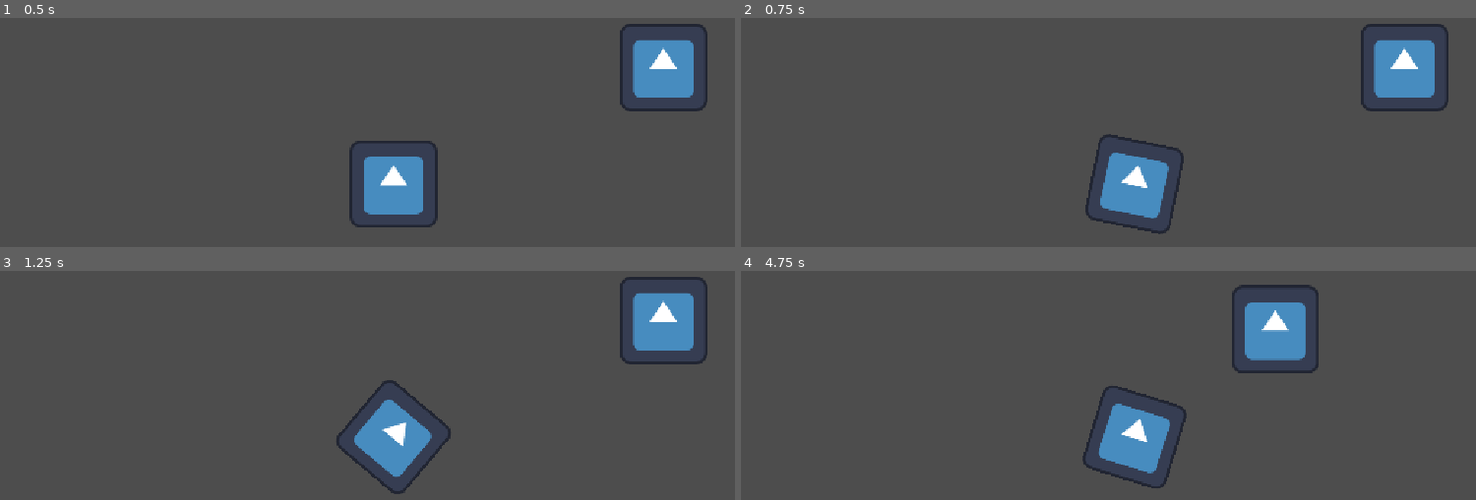
Above: before the commit, frames 1-4 (two rows, left to right).
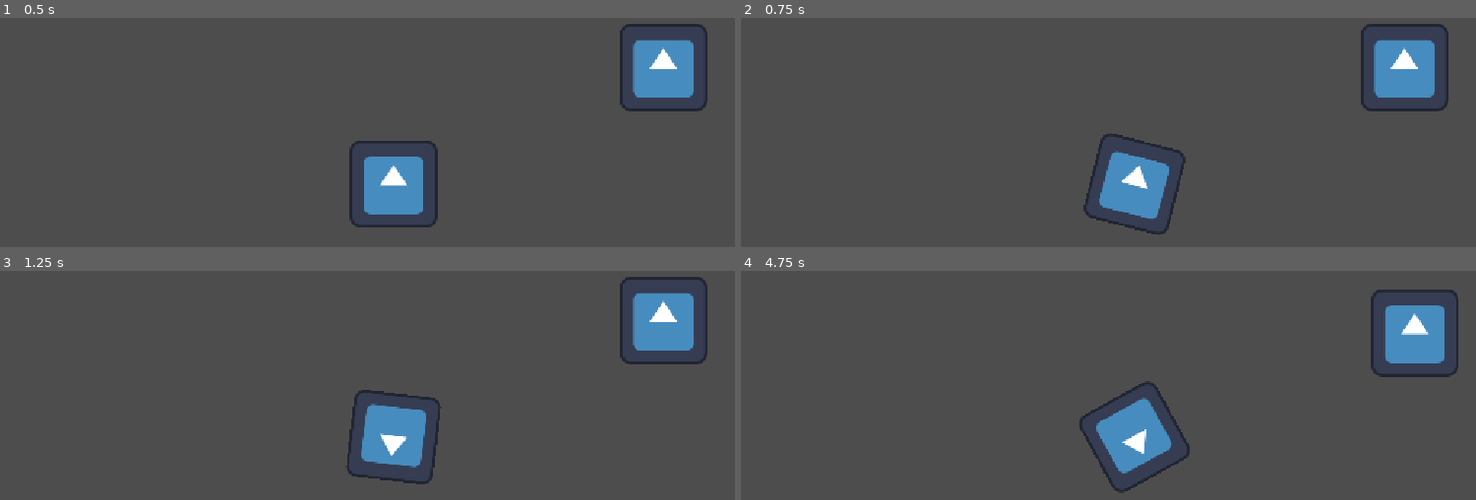
Above: after the commit, the same moments.

Repository: Mxylsptlk/godot-sandbox
Game: Godot game, scene res://scenes/test.tscn
Two runs of this game, one before a commit and one after it. Both use one fixed random seed, a clock stepped at 60 frames per second and the inputs below. The engine's default icon, where the game draws it, is replaced by a stand-in: a white triangle on a blue panel in a dark square.
Inputs:
- Up to frame 1 (0.5 s): no input
- Up to frame 2 (0.75 s): tap Enter at 0.5 s; hold D (move_right) from 0.53 s (still down)
- Up to frame 3 (1.25 s): keep holding D (move_right)
- Up to frame 4 (4.75 s): release D (move_right) at 1.28 s; hold S (move_down) 1.28-2.03 s; hold D (move_right) 2.03-2.78 s; hold W (move_up) 2.78-3.53 s; hold A (move_left) from 3.53 s (still down)

Frame 1 is identical in both runs. In frame 2, 0.4% of the frame differs, in the area x 46-61%, y 50-95%; in frame 3, 1.9%; in frame 4, 7.3%, in the area x 46-98%, y 6-97%.

Commit message:
Adding rotation

Diff:
--- a/physics-etude/scenes/Ship.tscn
+++ b/physics-etude/scenes/Ship.tscn
@@ -16,6 +16,13 @@
 mass = 100.0
 metadata/_custom_type_script = "uid://dvwp0lcrjqftl"
 
+[sub_resource type="Resource" id="Resource_bl13t"]
+script = ExtResource("3_ky8oh")
+Isp = 250.0
+burn_rate_lps = 1.0
+mass = 10.0
+metadata/_custom_type_script = "uid://dkeaiati0y6m0"
+
 [sub_resource type="Resource" id="Resource_jgha0"]
 script = ExtResource("3_ky8oh")
 mass = 25.0
@@ -25,6 +32,7 @@
 script = ExtResource("2_qq457")
 hull = SubResource("Resource_qq457")
 thrusters = SubResource("Resource_jgha0")
+stearing_thrusters = SubResource("Resource_bl13t")
 metadata/_custom_type_script = "uid://blkgeu3qgr7c3"
 
 [node name="Ship" type="CharacterBody2D" unique_id=1906630847]
--- a/physics-etude/src/Player.gd
+++ b/physics-etude/src/Player.gd
@@ -9,5 +9,7 @@
 	if inputs.y < 0:
 		#print(inputs)
 		ship.accelerate(delta)
-
-	ship.rotate(inputs.x * delta)
+	if abs(inputs.x) > 0:
+		print(inputs.x)
+		ship.accelerate_rotation(inputs.x, delta)
+	#ship.rotate(inputs.x * delta)
--- a/physics-etude/src/Ship.gd
+++ b/physics-etude/src/Ship.gd
@@ -9,11 +9,14 @@
 @onready var collision: CollisionShape2D = $collision
 
 var mass: float = 0
+var wet_mass: float = 0
+var rotational_velocity: float = 0
 
 func get_total_mass() -> void:
 	mass = (
 		loadout.hull.mass +
-		loadout.thrusters.mass
+		loadout.thrusters.mass +
+		loadout.stearing_thrusters.mass
 	)
 
 func _ready():
@@ -23,20 +26,31 @@
 	print("Confirming thrusters: ", is_instance_valid(loadout.thrusters))
 
 func _physics_process(delta: float) -> void:
+	wet_mass = fuel_l + mass
 	#print(velocity)
+	self.rotate(rotational_velocity)
 	var collision = move_and_collide(velocity * delta)
 	if collision:
 		velocity = velocity.bounce(collision.get_normal())
 
+func dry_mass(burn_rate: float, delta: float) -> float:
+	var fuel_burn = min(fuel_l, burn_rate * delta)
+	fuel_l -= fuel_burn
+	return wet_mass - fuel_burn
+
+func get_dv(dry_mass: float) -> float:
+	return loadout.thrusters.Isp * log(wet_mass / dry_mass) * PX_PER_M
+
 func accelerate(delta: float) -> bool:
 	if fuel_l == 0:
 		return false
-	var wet_mass = fuel_l + mass
-	var fuel_burn = min(fuel_l, loadout.thrusters.burn_rate_lps * delta)
-	var dry_mass = wet_mass - fuel_burn
-	var dv = loadout.thrusters.Isp * log(wet_mass / dry_mass) * PX_PER_M
+	var dv = get_dv(dry_mass(loadout.thrusters.burn_rate_lps, delta))
 	dv = Vector2(0, -dv).rotated(rotation)
 	velocity += dv
-	fuel_l -= fuel_burn
 	print(fuel_l, velocity)
 	return true
+
+func accelerate_rotation(dir: int, delta: float) -> void:
+	var dv = get_dv(dry_mass(loadout.stearing_thrusters.burn_rate_lps, delta))
+	rotational_velocity += dir * dv / mass
+	print(rotational_velocity)
--- a/physics-etude/src/ship_attr/ShipLoadout.gd
+++ b/physics-etude/src/ship_attr/ShipLoadout.gd
@@ -2,3 +2,4 @@
 
 @export var hull: Hull
 @export var thrusters: Thrusters
+@export var stearing_thrusters: Thrusters
